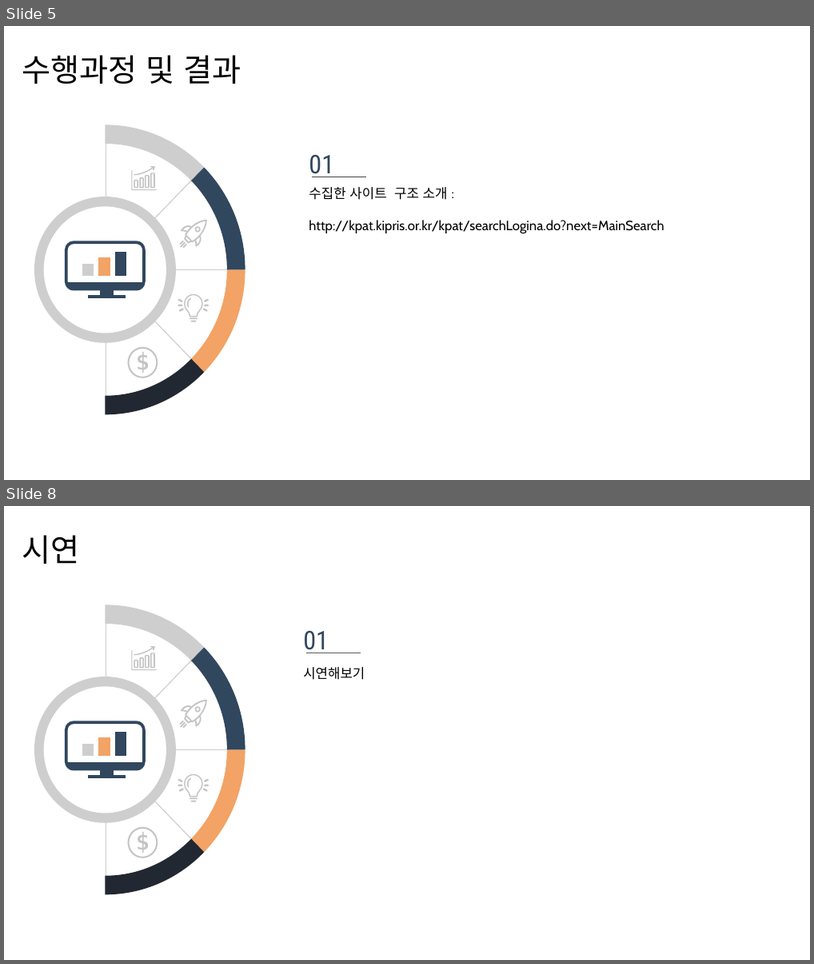
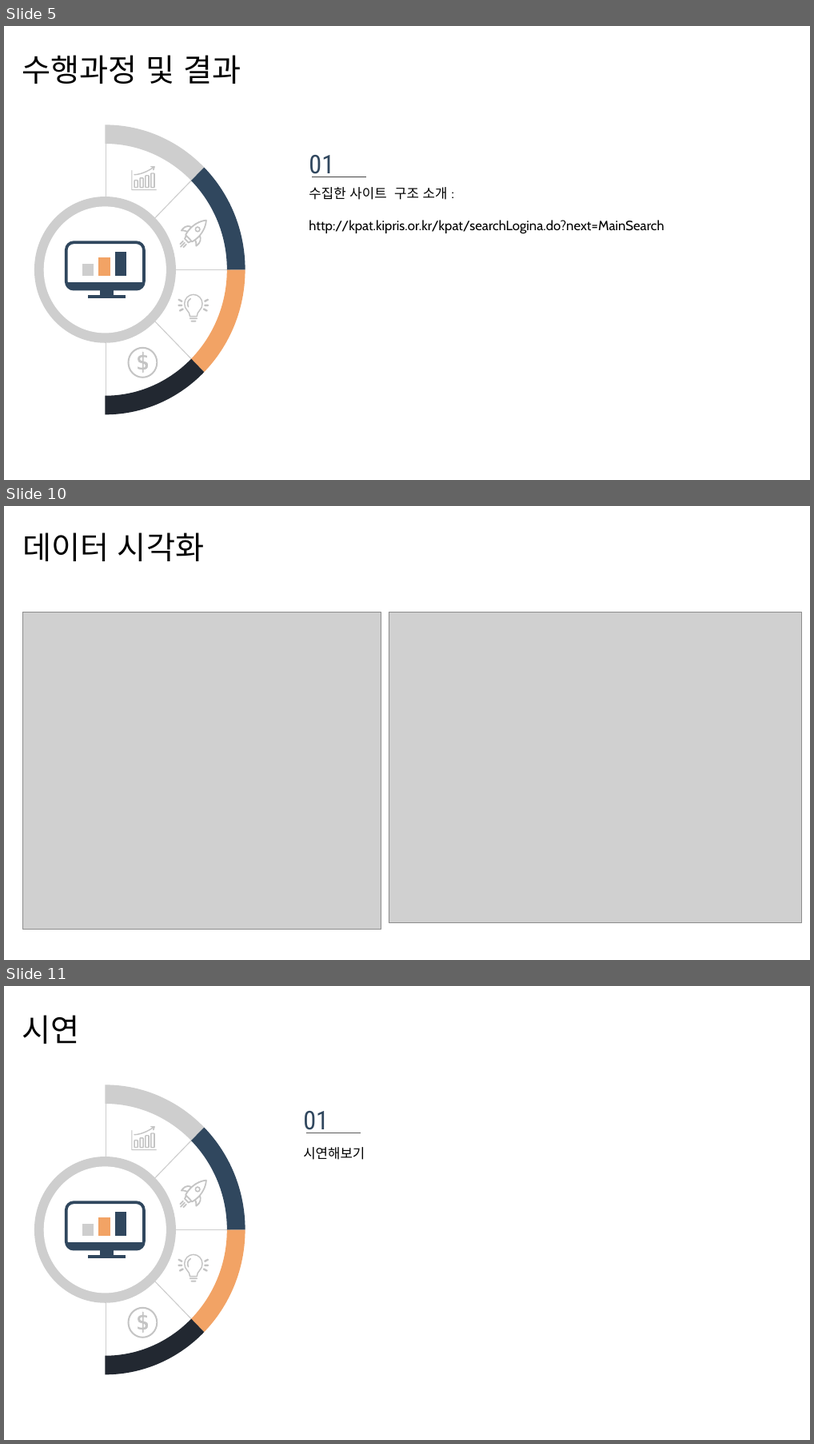
Before and after one commit to Lee-Ju-Yeong/frontend, a slide deck: Crawling/project/특허크롤링.pptx. Shown one above the other, each under a label of ours: slides 5 and 8 before the commit, slides 5, 10 and 11 after it; the slides between them are not shown. The pictures are 814x964 and 814x1444 pixels, drawn with LibreOffice and Linux fonts; fonts in the diff are those of the drawing; grey boxes stand for pictures. Boxes give left, top, right and bottom in pixels: in the first picture for what was removed or moved away, otherwise in the second. Text is boxed around its words. In the diff, an @@ line names an element or a change of style, - is before the commit and + after.

```diff
--- a/Crawling/project/특허크롤링.pptx
+++ b/Crawling/project/특허크롤링.pptx
@@ slide 10 added at [4,506,810,960], background #FFFFFF @@
@@ text added at [22,532,204,561], 28 pt, text #000000 @@
+데이터 시각화
@@ picture added at [22,612,382,929] @@
@@ picture added at [389,612,802,923] @@
@@ what was slide 8 is now slide 11 @@
```
Also in this commit, not shown: 2 slides changed, 2 other slides added, 4 other files.
